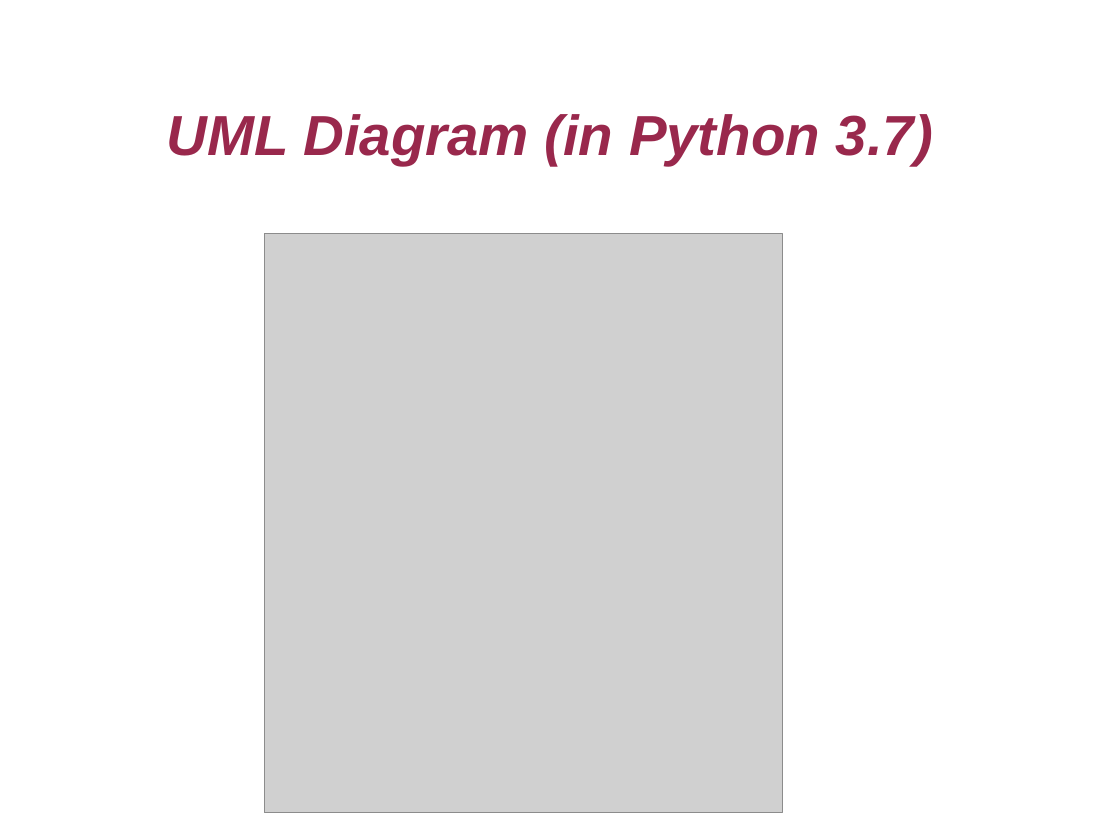
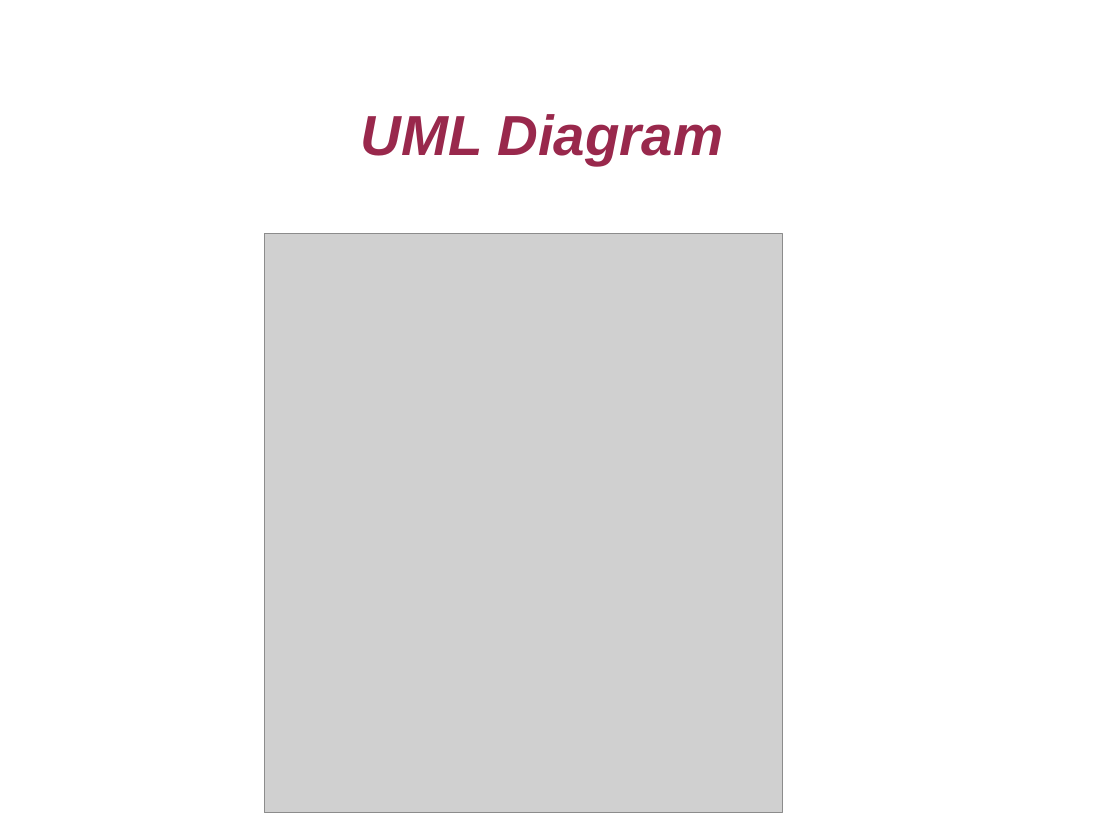
Before and after one commit to 1907cloudgcp/project-0-blappa, a slide deck: slide 5 of Presentation.odp (slide 4 before the commit). Drawn at 1120x840 pixels with LibreOffice and Linux fonts; fonts in the diff are those of the drawing; grey boxes stand for pictures. Boxes give left, top, right and bottom in pixels: in the first picture for what was removed or moved away, otherwise in the second. Text is boxed around its words. In the diff, an @@ line names an element or a change of style, - is before the commit and + after.

```diff
--- a/Presentation.odp
+++ b/Presentation.odp
@@ title at bbox=[361, 114, 724, 165]: text changed @@
-UML Diagram (in Python 3.7)
+UML Diagram
```
Also in this commit, not shown: 1 other slide changed, 13 other files.
